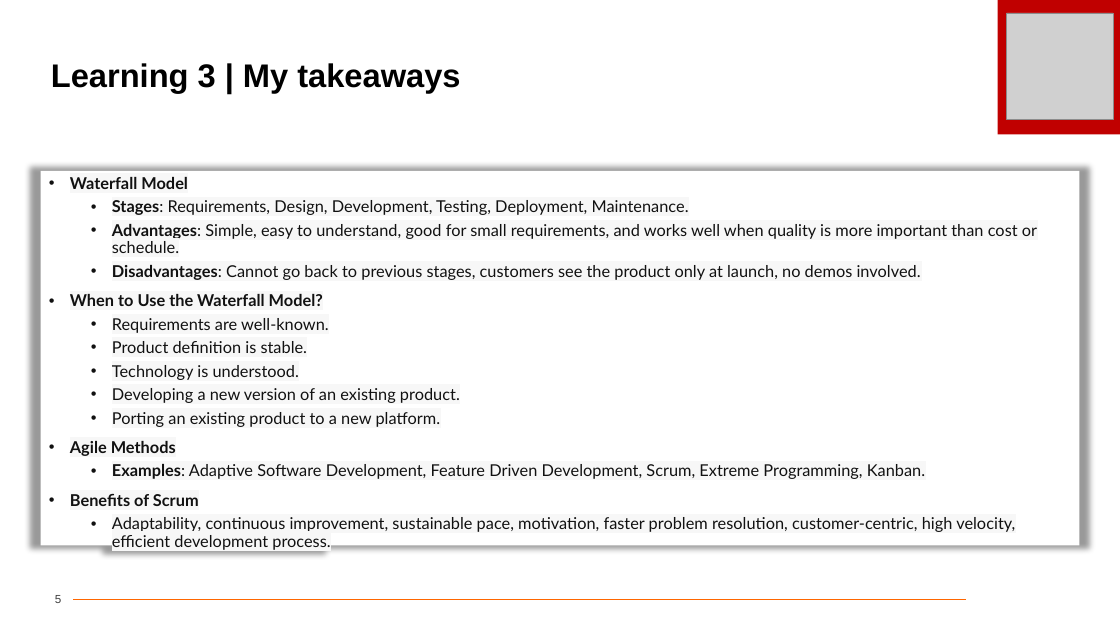
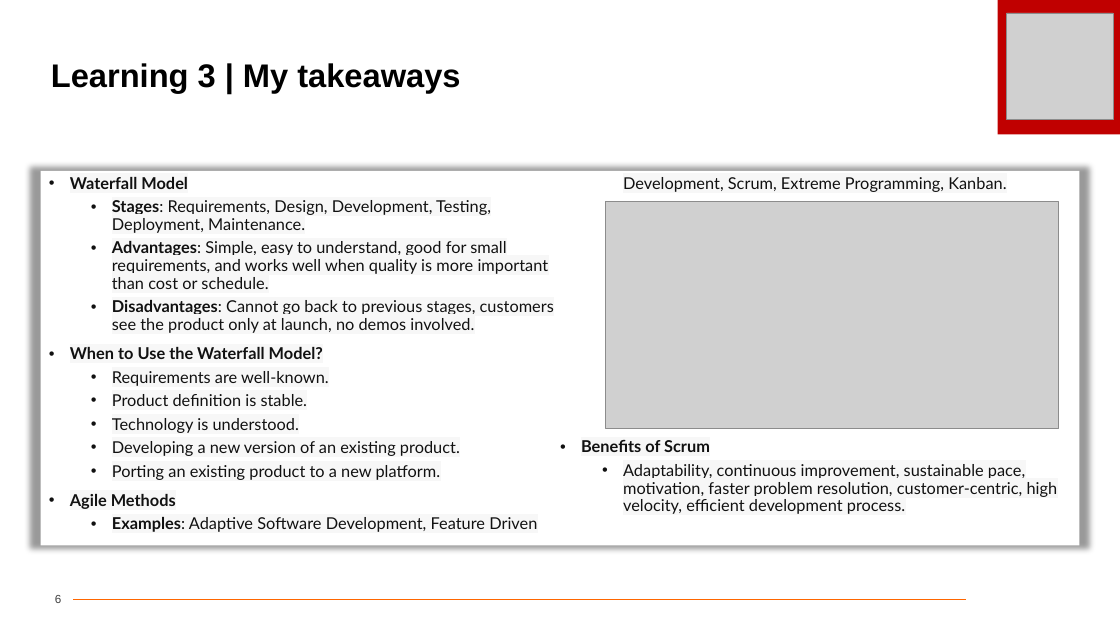
Before and after one commit to Hitesh-2020/Shell-Bootcamp-Journey-PPTs, a slide deck: slide 6 of HITESH TECHNICAL Day 1 Journey Book 2024.pptx (slide 5 before the commit). Drawn at 1120x630 pixels with LibreOffice and Linux fonts; fonts in the diff are those of the drawing; grey boxes stand for pictures; background and template pictures are left out. Boxes give left, top, right and bottom in pixels: in the first picture for what was removed or moved away, otherwise in the second. Text is boxed around its words. In the diff, an @@ line names an element or a change of style, - is before the commit and + after.

```diff
--- a/HITESH TECHNICAL Day 1 Journey Book 2024.pptx
+++ b/HITESH TECHNICAL Day 1 Journey Book 2024.pptx
@@ rectangle "Waterfall Model" at bbox=[40, 171, 1080, 546]: columns 1 to 2 @@
@@ picture added at bbox=[606, 202, 1060, 429] @@
```
Also in this commit, not shown: 4 other slides changed, 1 slide added.
